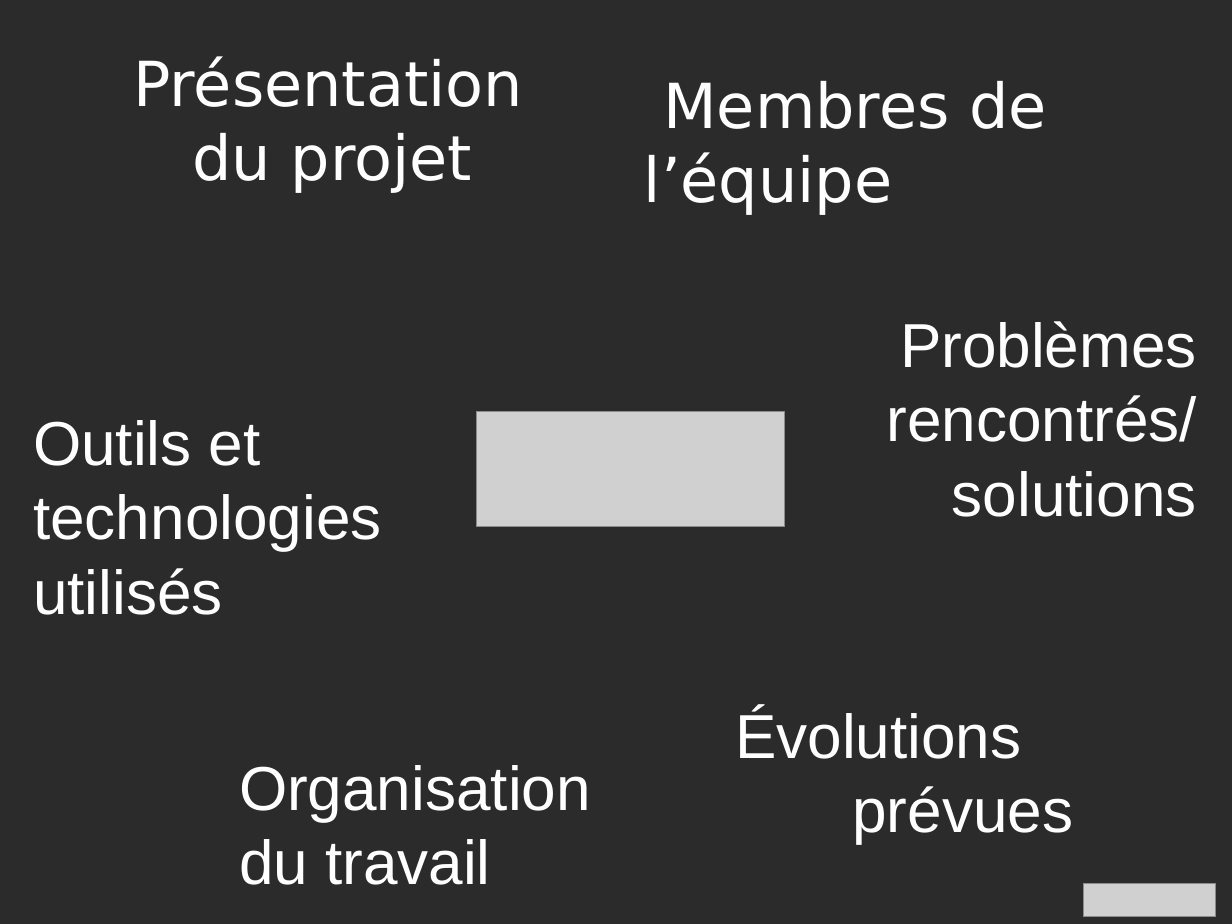
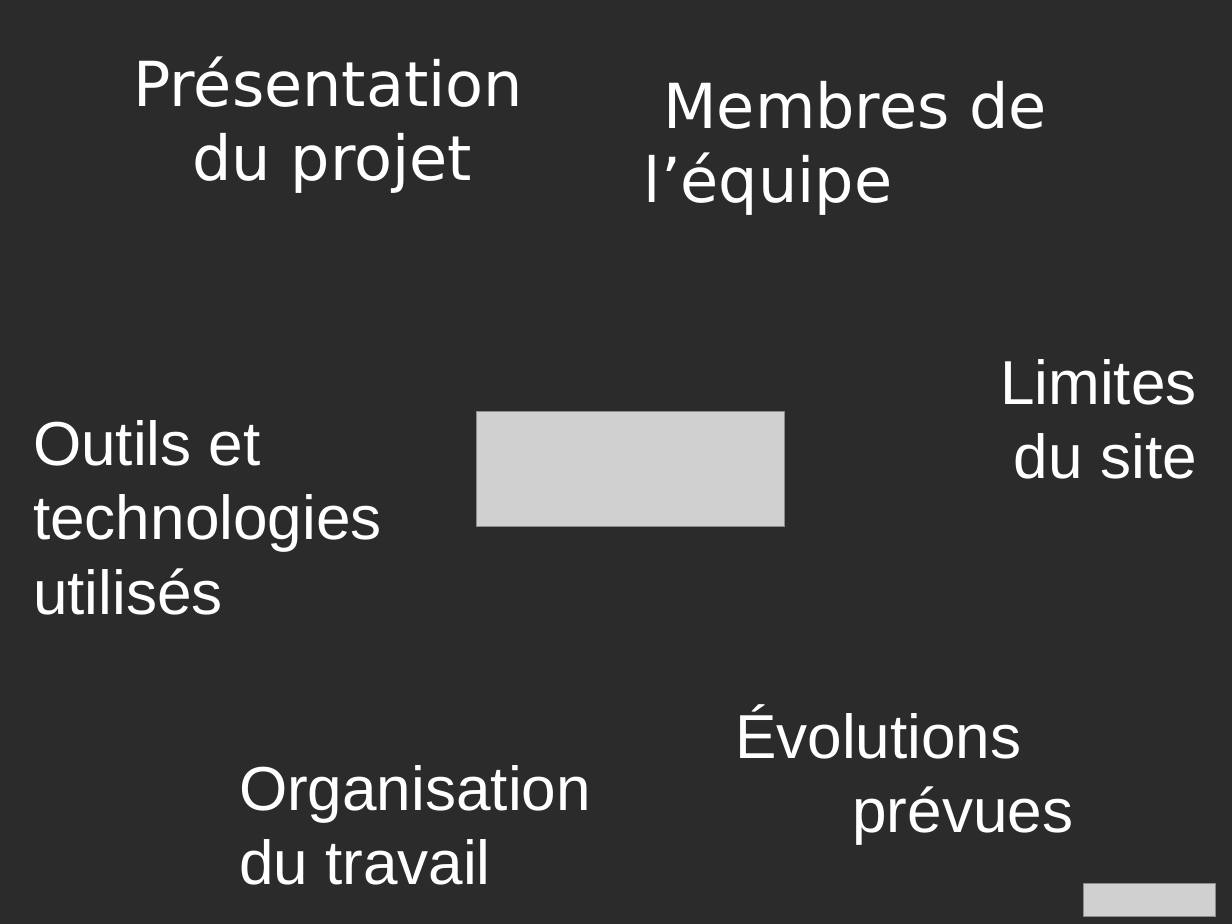
Before and after one commit to tomadav/projet-weebelule, a slide deck: slide 1 of Presentation/presentationProjet.odp. Drawn at 1232x924 pixels with LibreOffice and Linux fonts; fonts in the diff are those of the drawing; grey boxes stand for pictures; background and template pictures are left out; a plain dark background stands for a picture behind light text. Boxes give left, top, right and bottom in pixels: in the first picture for what was removed or moved away, otherwise in the second. Text is boxed around its words. In the diff, an @@ line names an element or a change of style, - is before the commit and + after.

```diff
--- a/Presentation/presentationProjet.odp
+++ b/Presentation/presentationProjet.odp
@@ title at (1000,359,1197,479): text changed @@
-Problèmes rencontrés/ solutions
+Limites
+du site
```
Also in this commit, not shown: 2 other slides changed, 1 slide added, 1 other file.
